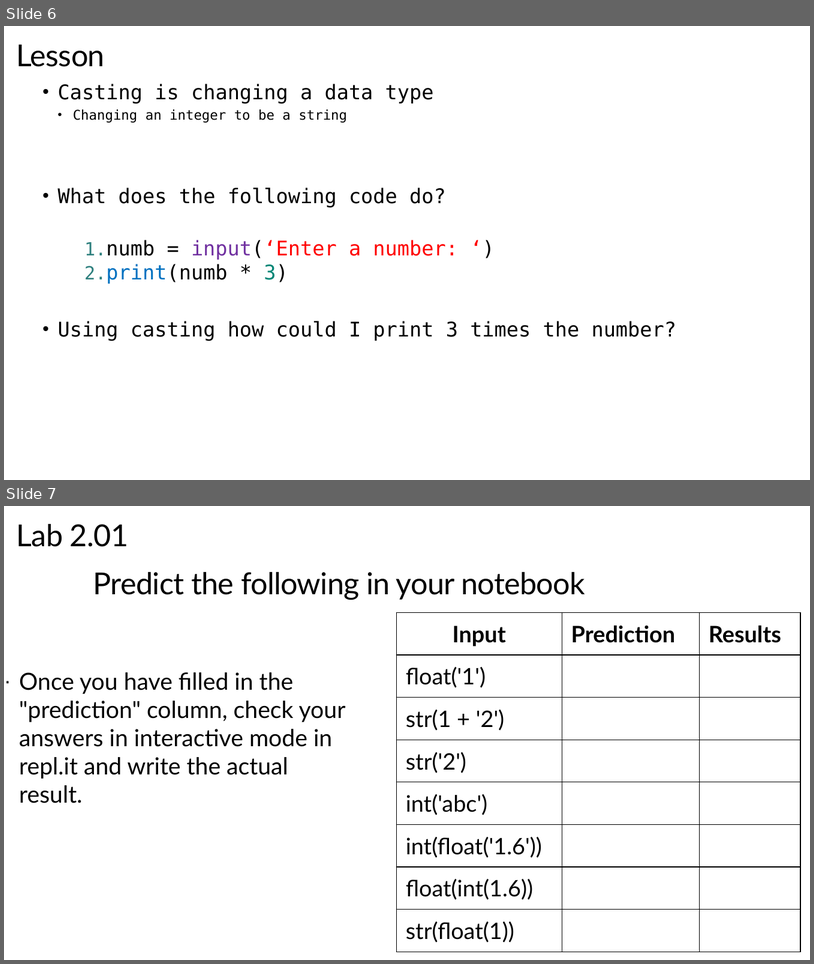
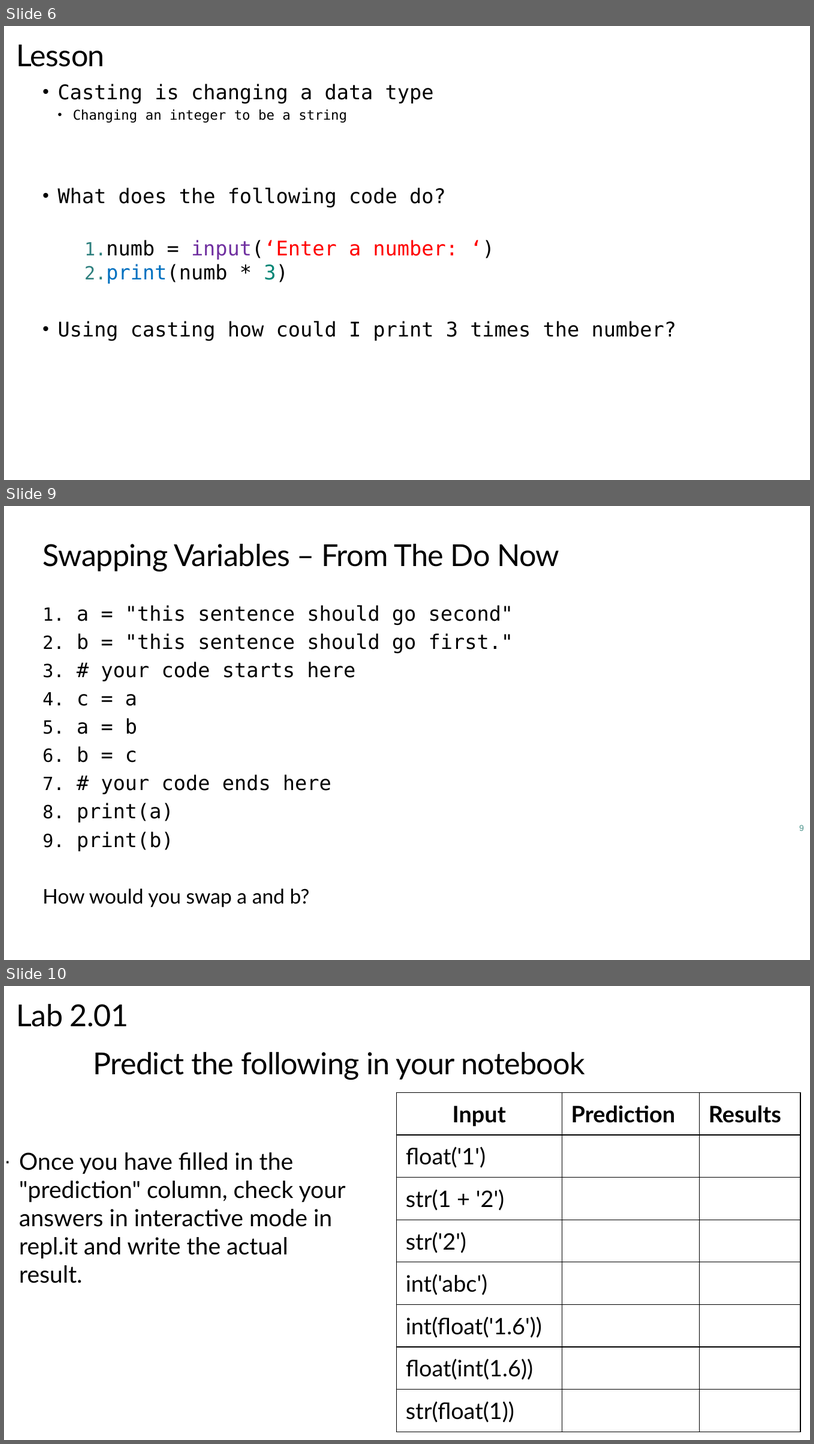
Before and after one commit to TEALSK12/2nd-semester-introduction-to-computer-science, a slide deck: units/2_unit/slidedecks/Intro Python 2.01 TEALS.pptx. Shown one above the other, each under a label of ours: slides 6 and 7 before the commit, slides 6, 9 and 10 after it; the slides between them are not shown. The pictures are 814x964 and 814x1444 pixels, drawn with LibreOffice and Linux fonts; fonts in the diff are those of the drawing; background and template pictures are left out. Boxes give left, top, right and bottom in pixels: in the first picture for what was removed or moved away, otherwise in the second. Text is boxed around its words. In the diff, an @@ line names an element or a change of style, - is before the commit and + after.

```diff
--- a/units/2_unit/slidedecks/Intro Python 2.01 TEALS.pptx
+++ b/units/2_unit/slidedecks/Intro Python 2.01 TEALS.pptx
@@ slide 9 added at (4,506,810,960), background #FFFFFF @@
@@ title added at (43,544,560,571), 36 pt, text #000000 @@
+Swapping Variables – From The Do Now
@@ text added at (42,605,514,907), 24 pt, text #000000 @@
+1. a = "this sentence should go second"
+2. b = "this sentence should go first."
+3. # your code starts here
+4. c = a
+5. a = b
+6. b = c
+7. # your code ends here
+8. print(a)
+9. print(b)
+How would you swap a and b?
@@ page number added at (800,825,804,831), 10 pt, text #4D948C @@
+9
@@ what was slide 7 is now slide 10 @@
```
Also in this commit, not shown: 2 other slides added, 4 other files.
